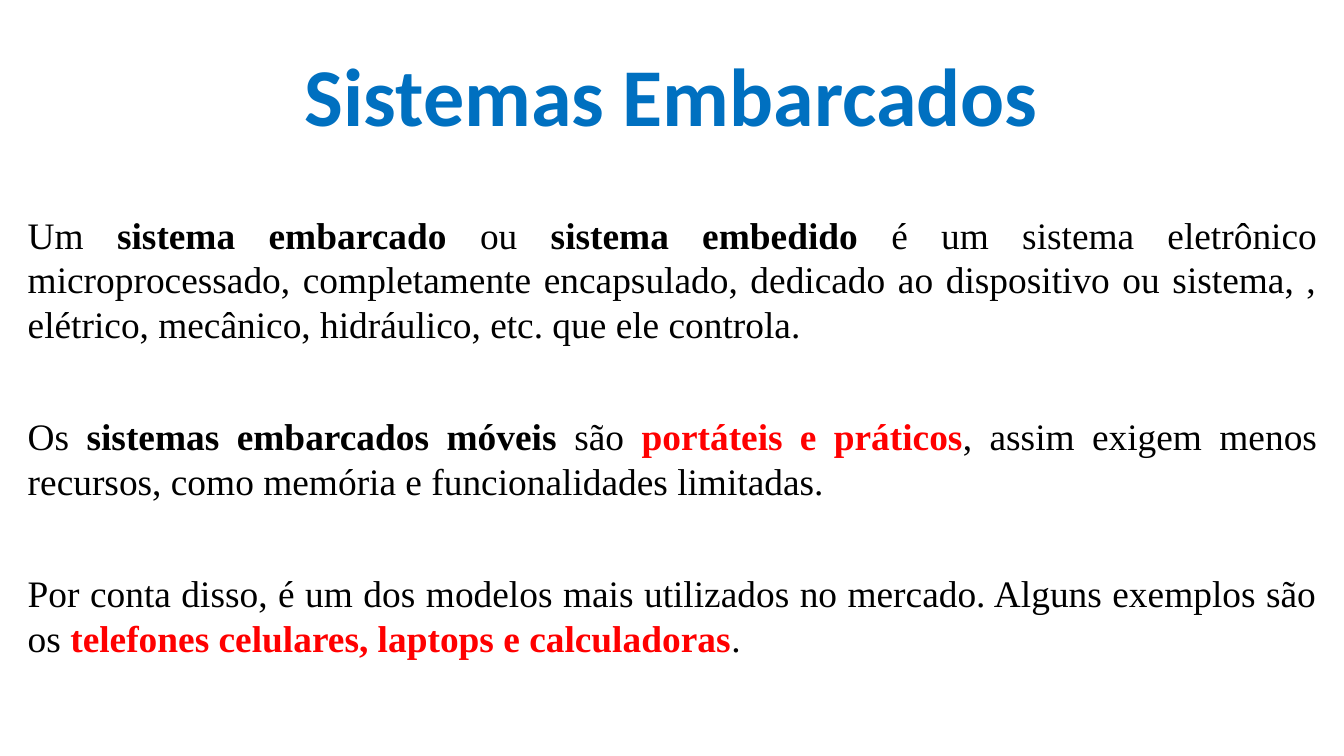
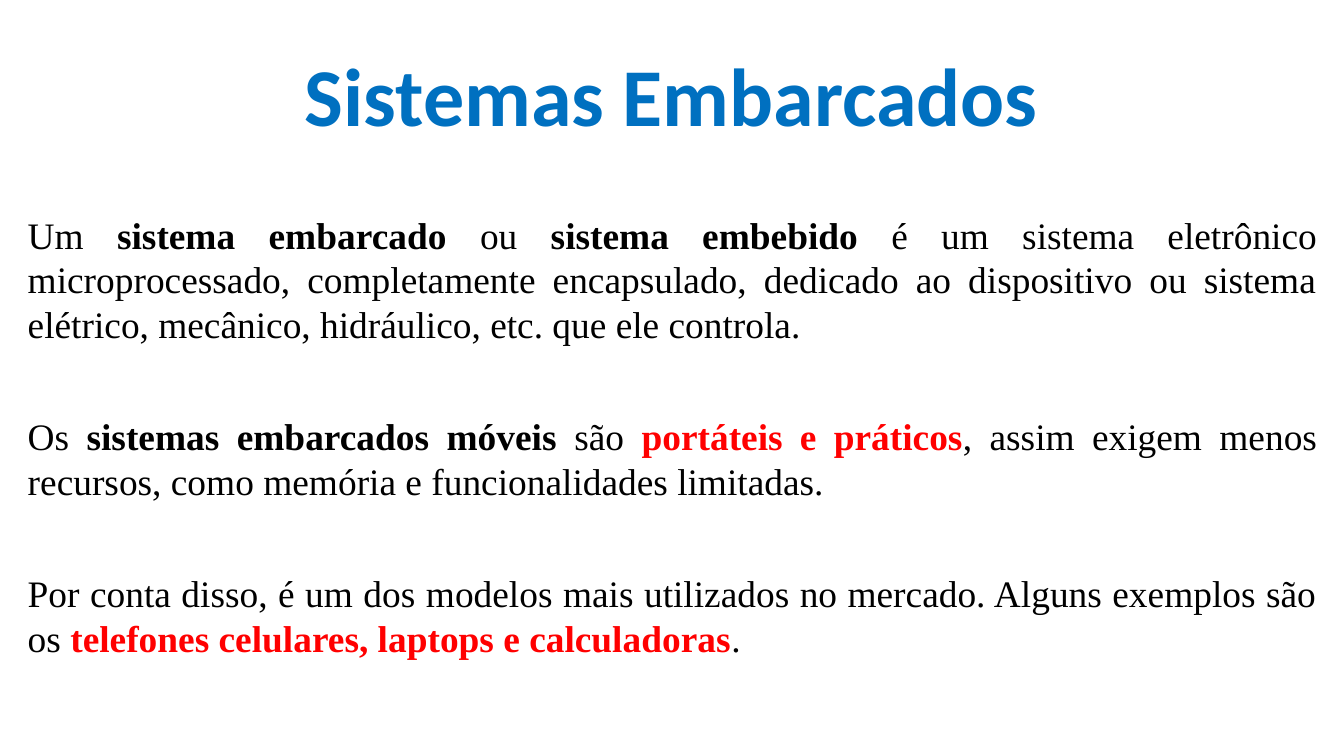
Before and after one commit to CloudEducationBrazil/WydenArea1ProgramacaoMicrocontroladores, a slide deck: slide 23 of 01 Classes/Aula 07 - Programação Microcontroladores - Periféricos Externos- Protocolos Sensores e Atuadores.pptx. Drawn at 1344x756 pixels with LibreOffice and Linux fonts; fonts in the diff are those of the drawing; background and template pictures are left out. Boxes give left, top, right and bottom in pixels: in the first picture for what was removed or moved away, otherwise in the second. Text is boxed around its words. In the diff, an @@ line names an element or a change of style, - is before the commit and + after.

Commit message:
Micro ....  12Mai2025

```diff
--- a/01 Classes/Aula 07 - Programação Microcontroladores - Periféricos Externos- Protocolos Sensores e Atuadores.pptx
+++ b/01 Classes/Aula 07 - Programação Microcontroladores - Periféricos Externos- Protocolos Sensores e Atuadores.pptx
@@ text at (28, 223, 1316, 346): text changed @@
-Um sistema embarcado ou sistema embedido é um sistema eletrônico microprocessado, completamente encapsulado, dedicado ao dispositivo ou sistema, , elétrico, mecânico, hidráulico, etc. que ele controla.
+Um sistema embarcado ou sistema embebido é um sistema eletrônico microprocessado, completamente encapsulado, dedicado ao dispositivo ou sistema elétrico, mecânico, hidráulico, etc. que ele controla.
```
Also in this commit, not shown: 7 other slides changed, 2 other files.
